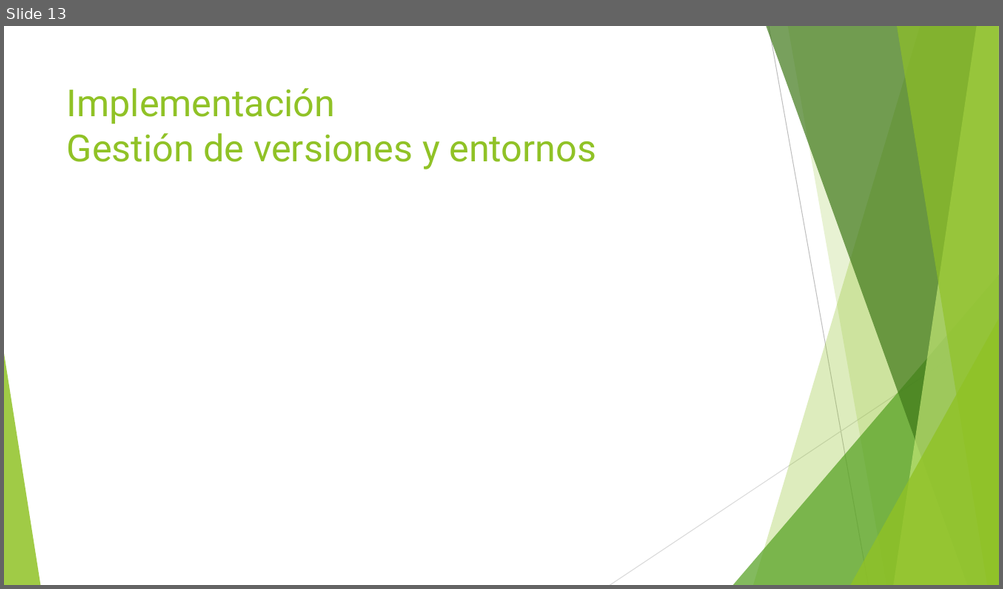
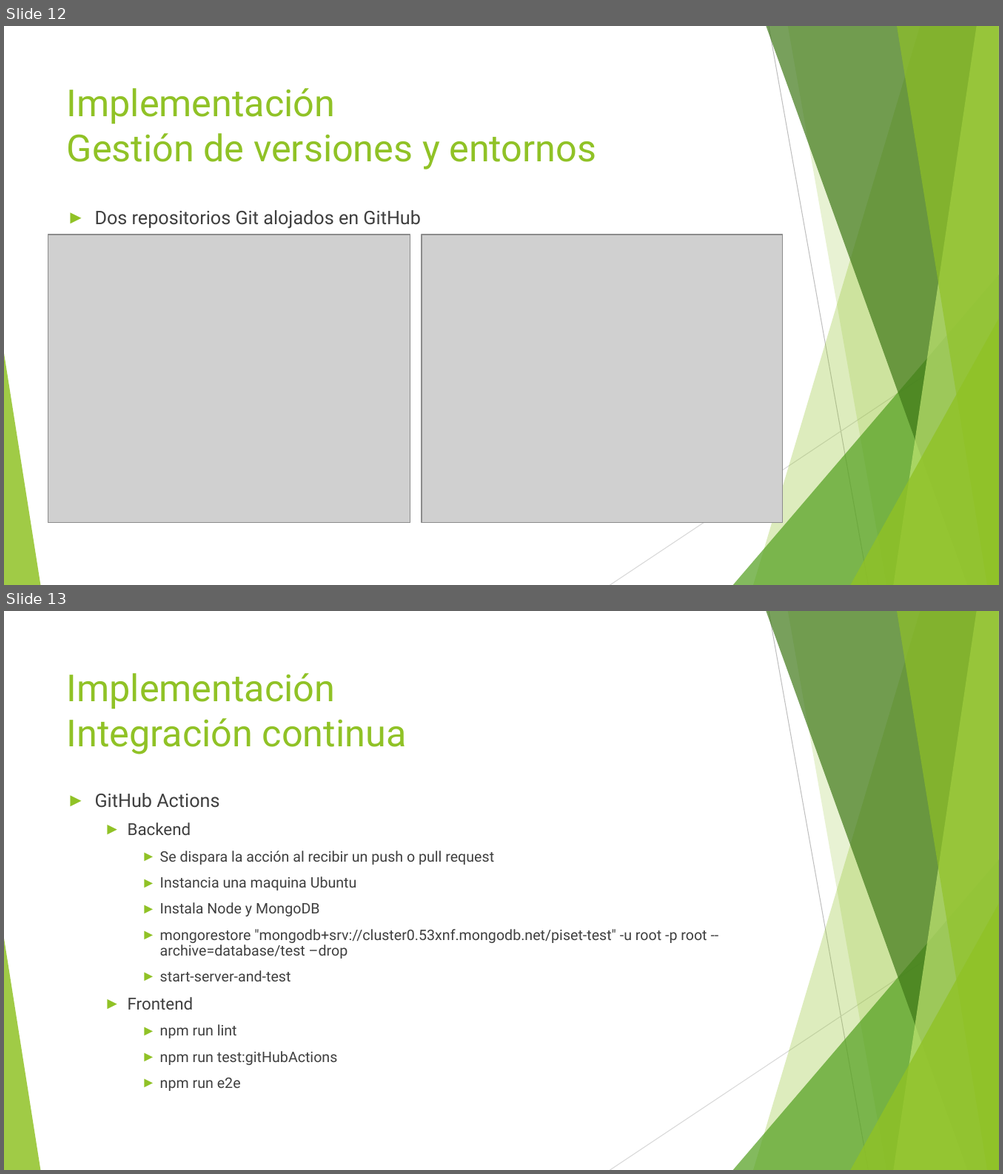
Before and after one commit to jojube95/piset, a slide deck: entregables/presentation/Análisis y desarrollo de una aplicación de gestión de tareas para grupos.pptx. Shown one above the other, each under a label of ours: slide 13 before the commit, slides 12 and 13 after it. The pictures are 1003x589 and 1003x1174 pixels, drawn with LibreOffice and Linux fonts; fonts in the diff are those of the drawing; grey boxes stand for pictures. Boxes give left, top, right and bottom in pixels: in the first picture for what was removed or moved away, otherwise in the second. Text is boxed around its words. In the diff, an @@ line names an element or a change of style, - is before the commit and + after.

```diff
--- a/entregables/presentation/Análisis y desarrollo de una aplicación de gestión de tareas para grupos.pptx
+++ b/entregables/presentation/Análisis y desarrollo de una aplicación de gestión de tareas para grupos.pptx
@@ slide 13 added at [4, 611, 999, 1170], background #FFFFFF; not listed: 10 template elements that a slide beside it also shows @@
@@ title added at [67, 673, 407, 755], 36 pt, text #90C226 @@
+Implementación
+Integración continua
@@ text added at [95, 793, 706, 1091], 14 pt, text #3F3F3F @@
+► GitHub Actions
+  ► Backend
+    ► Se dispara la acción al recibir un push o pull request
+    ► Instancia una maquina Ubuntu
+    ► Instala Node y MongoDB
+    ► mongorestore "mongodb+srv://cluster0.53xnf.mongodb.net/piset-test" -u root -p root --archive=database/test –drop
+    ► start-server-and-test
+  ► Frontend
+    ► npm run lint
+    ► npm run test:gitHubActions
+    ► npm run e2e
@@ what was slide 13 is now slide 12 @@
@@ slide 12 changed as well @@
@@ freeform shape at [765, 26, 999, 585]: fill #3F7819 at 70% opacity to #3F7818 at 70% opacity @@
@@ text added at [95, 210, 421, 229], 18 pt, text #3F3F3F @@
+► Dos repositorios Git alojados en GitHub
@@ picture added at [48, 235, 410, 524] @@
@@ picture added at [422, 235, 783, 523] @@
@@ line (999, 326) - (610, 585): stroke #D9D9D9 0.75 pt to #D8D8D8 0.75 pt @@
```
Also in this commit, not shown: 18 other slides changed, 3 other slides added, 3 slides removed.
